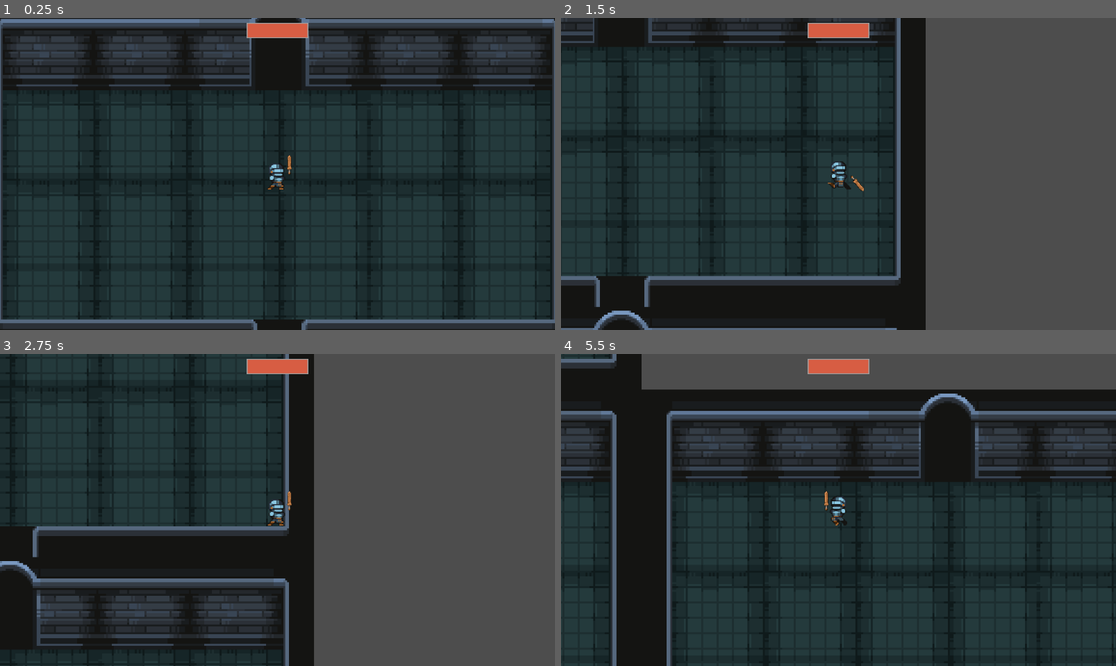
Above: before the commit, frames 1-4 (two rows, left to right).
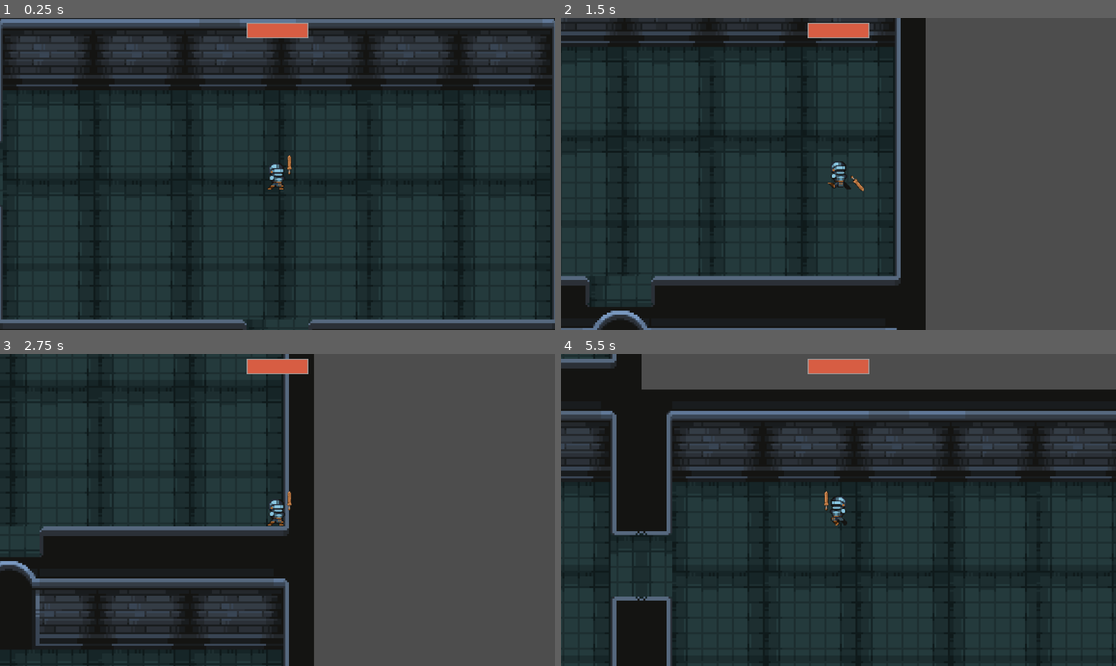
Above: after the commit, the same moments.

Repository: Robert-Riordan-UCD/GameDevJourney
Game: Godot game, scene res://World/Levels/level.tscn
Same seed, same stepped clock (60 frames per second), same inputs: the game is played once before the commit and once after it.
Inputs (mouse positions are in pixels of both pictures, inside the frame that each line leads up to):
- Up to frame 1 (0.25 s): no input
- Up to frame 2 (1.5 s): tap Enter at 0.5 s; move the mouse to (960, 158) at 0.52 s; hold D (player_right) 0.53-1.28 s; hold Space (player_dash) 0.53-1.28 s; move the mouse to (727, 189) at 1.27 s; hold S (player_down) from 1.28 s (still down); click (727, 189) at 1.35 s
- Up to frame 3 (2.75 s): move the mouse to (333, 441) at 2.02 s; release S (player_down) at 2.03 s; hold D (player_right) from 2.03 s (still down); hold Space (player_dash) from 2.03 s (still down)
- Up to frame 4 (5.5 s): move the mouse to (810, 572) at 2.77 s; release D (player_right) at 2.78 s; release Space (player_dash) at 2.78 s; hold W (player_up) 2.78-3.53 s; click (810, 572) at 2.85 s; move the mouse to (1005, 556) at 3.52 s; hold Space (player_dash) 3.53-4.28 s; hold A (player_left) 3.53-5.03 s; move the mouse to (672, 463) at 4.27 s; click (672, 463) at 4.35 s; move the mouse to (866, 510) at 5.02 s; hold S (player_down) from 5.03 s (still down); hold Space (player_dash) from 5.03 s (still down)

The runs differ from the first frame. In frame 1, 1.4% of the frame differs, in the area x 0-57%, y 0-100%; in frame 2, 1.5%; in frame 3, 0.8%; in frame 4, 3.5%, in the area x 9-76%, y 12-80%.

Commit message:
Added door animations

Diff:
--- /dev/null
+++ b/Rougelike_Bullethell_Dungeon_Crawler/World/Rooms/door.gd
@@ -0,0 +1,43 @@
+class_name Door
+extends StaticBody2D
+
+var is_wall:bool = false
+
+func _ready() -> void:
+	for child in get_children():
+		if child is AnimatedSprite2D:
+			child.frame = child.sprite_frames.get_frame_count("unlock")-1
+
+func become_wall() -> void:
+	is_wall = true
+	for child in get_children():
+		if child is CollisionShape2D:
+			child.set_deferred("disabled", false)
+	for child in get_children():
+		if child is AnimatedSprite2D:
+			remove_child(child)
+			child.queue_free()
+
+func unlock() -> void:
+	if is_wall: return
+	animate()
+
+	for child in get_children():
+		if child is CollisionShape2D:
+			child.set_deferred("disabled", true)
+
+func lock() -> void:
+	if is_wall: return
+	animate(true)
+
+	for child in get_children():
+		if child is CollisionShape2D:
+			child.set_deferred("disabled", false)
+
+func animate(lock:bool=false) -> void:
+	for child in get_children():
+		if child is AnimatedSprite2D:
+			if lock:
+				child.play_backwards("unlock")
+			else:
+				child.play("unlock")
--- /dev/null
+++ b/Rougelike_Bullethell_Dungeon_Crawler/World/Rooms/door.tscn
@@ -0,0 +1,7 @@
+[gd_scene load_steps=2 format=3 uid="uid://38e2y0xeq3me"]
+
+[ext_resource type="Script" path="res://World/Rooms/door.gd" id="1_74a14"]
+
+[node name="Door" type="StaticBody2D"]
+collision_mask = 5
+script = ExtResource("1_74a14")
--- a/Rougelike_Bullethell_Dungeon_Crawler/World/Rooms/room.gd
+++ b/Rougelike_Bullethell_Dungeon_Crawler/World/Rooms/room.gd
@@ -14,7 +14,7 @@
 @onready var enemy_scene:PackedScene = preload("res://Enemies/enemy.tscn")
 @onready var enemies: Node2D = $Enemies
 @onready var rect:Rect2 = $Room.get_rect()
-@onready var doors: StaticBody2D = $Doors
+@onready var doors: Node2D = $Doors
 @onready var walls: StaticBody2D = $Walls
 
 func activate() -> void:
@@ -22,7 +22,7 @@
 		spawn_new_enemy()
 
 	for door in doors.get_children():
-		door.set_deferred("disabled", false)
+		door.lock()
 
 func spawn_new_enemy() -> void:
 	var new_enemy:Enemy = enemy_scene.instantiate()
@@ -47,10 +47,8 @@
 	level_exit.position =  Vector2(randf_range(-200, 200), randf_range(-50, 50))
 	exit = level_exit
 
-func _remove_door(door:CollisionShape2D) -> void:
-	doors.remove_child(door)
-	walls.add_child(door)
-	door.disabled = false
+func _remove_door(door:Door) -> void:
+	door.become_wall()
 
 func _on_enemy_died() -> void:
 	num_enemies -= 1
@@ -60,7 +58,7 @@
 func unlock() -> void:
 	room_defeated = true
 	for door in doors.get_children():
-		door.set_deferred("disabled", true)
+		door.unlock()
 	if exit:
 		exit.unlock()
 	get_tree().call_group("bullet", "early_despawn")
--- a/Rougelike_Bullethell_Dungeon_Crawler/World/Rooms/room.tscn
+++ b/Rougelike_Bullethell_Dungeon_Crawler/World/Rooms/room.tscn
@@ -1,25 +1,571 @@
-[gd_scene load_steps=16 format=3 uid="uid://dvfraj2ogko0p"]
+[gd_scene load_steps=97 format=3 uid="uid://dvfraj2ogko0p"]
 
 [ext_resource type="Texture2D" uid="uid://dj28wsuh8pwu8" path="res://World/Rooms/room.png" id="1_w114d"]
 [ext_resource type="Script" path="res://World/Rooms/room.gd" id="1_ymctm"]
+[ext_resource type="PackedScene" uid="uid://38e2y0xeq3me" path="res://World/Rooms/door.tscn" id="3_c2jte"]
+[ext_resource type="Texture2D" uid="uid://bqul3eb8cal4j" path="res://World/Rooms/Door.png" id="3_gen17"]
+[ext_resource type="Texture2D" uid="uid://w58fktci5syp" path="res://World/Rooms/WestDoor.png" id="5_bvwmg"]
+[ext_resource type="Texture2D" uid="uid://c3c1jjywwggio" path="res://World/Rooms/SouthDoor.png" id="6_s4d4d"]
+
+[sub_resource type="AtlasTexture" id="AtlasTexture_a7xlo"]
+atlas = ExtResource("3_gen17")
+region = Rect2(0, 0, 32, 48)
+
+[sub_resource type="AtlasTexture" id="AtlasTexture_2o3f7"]
+atlas = ExtResource("3_gen17")
+region = Rect2(32, 0, 32, 48)
+
+[sub_resource type="AtlasTexture" id="AtlasTexture_mxdv4"]
+atlas = ExtResource("3_gen17")
+region = Rect2(64, 0, 32, 48)
+
+[sub_resource type="AtlasTexture" id="AtlasTexture_lnku5"]
+atlas = ExtResource("3_gen17")
+region = Rect2(96, 0, 32, 48)
+
+[sub_resource type="AtlasTexture" id="AtlasTexture_vq86u"]
+atlas = ExtResource("3_gen17")
+region = Rect2(128, 0, 32, 48)
+
+[sub_resource type="AtlasTexture" id="AtlasTexture_0owxe"]
+atlas = ExtResource("3_gen17")
+region = Rect2(160, 0, 32, 48)
+
+[sub_resource type="AtlasTexture" id="AtlasTexture_3nmt7"]
+atlas = ExtResource("3_gen17")
+region = Rect2(192, 0, 32, 48)
+
+[sub_resource type="AtlasTexture" id="AtlasTexture_7ti2d"]
+atlas = ExtResource("3_gen17")
+region = Rect2(224, 0, 32, 48)
+
+[sub_resource type="AtlasTexture" id="AtlasTexture_men1s"]
+atlas = ExtResource("3_gen17")
+region = Rect2(256, 0, 32, 48)
+
+[sub_resource type="AtlasTexture" id="AtlasTexture_5v2sp"]
+atlas = ExtResource("3_gen17")
+region = Rect2(288, 0, 32, 48)
+
+[sub_resource type="AtlasTexture" id="AtlasTexture_bqq2o"]
+atlas = ExtResource("3_gen17")
+region = Rect2(320, 0, 32, 48)
+
+[sub_resource type="AtlasTexture" id="AtlasTexture_ytfii"]
+atlas = ExtResource("3_gen17")
+region = Rect2(352, 0, 32, 48)
+
+[sub_resource type="AtlasTexture" id="AtlasTexture_gwub8"]
+atlas = ExtResource("3_gen17")
+region = Rect2(384, 0, 32, 48)
+
+[sub_resource type="AtlasTexture" id="AtlasTexture_g5m6n"]
+atlas = ExtResource("3_gen17")
+region = Rect2(416, 0, 32, 48)
+
+[sub_resource type="AtlasTexture" id="AtlasTexture_wbbqr"]
+atlas = ExtResource("3_gen17")
+region = Rect2(448, 0, 32, 48)
+
+[sub_resource type="AtlasTexture" id="AtlasTexture_ocxvw"]
+atlas = ExtResource("3_gen17")
+region = Rect2(480, 0, 32, 48)
+
+[sub_resource type="AtlasTexture" id="AtlasTexture_jq7ws"]
+atlas = ExtResource("3_gen17")
+region = Rect2(512, 0, 32, 48)
+
+[sub_resource type="AtlasTexture" id="AtlasTexture_kpns8"]
+atlas = ExtResource("3_gen17")
+region = Rect2(544, 0, 32, 48)
+
+[sub_resource type="AtlasTexture" id="AtlasTexture_xekfn"]
+atlas = ExtResource("3_gen17")
+region = Rect2(576, 0, 32, 48)
+
+[sub_resource type="AtlasTexture" id="AtlasTexture_hhkl0"]
+atlas = ExtResource("3_gen17")
+region = Rect2(608, 0, 32, 48)
+
+[sub_resource type="AtlasTexture" id="AtlasTexture_au3g6"]
+atlas = ExtResource("3_gen17")
+region = Rect2(640, 0, 32, 48)
+
+[sub_resource type="AtlasTexture" id="AtlasTexture_xotn2"]
+atlas = ExtResource("3_gen17")
+region = Rect2(672, 0, 32, 48)
+
+[sub_resource type="AtlasTexture" id="AtlasTexture_4edam"]
+atlas = ExtResource("3_gen17")
+region = Rect2(704, 0, 32, 48)
+
+[sub_resource type="AtlasTexture" id="AtlasTexture_a1bxy"]
+atlas = ExtResource("3_gen17")
+region = Rect2(736, 0, 32, 48)
+
+[sub_resource type="AtlasTexture" id="AtlasTexture_s186g"]
+atlas = ExtResource("3_gen17")
+region = Rect2(768, 0, 32, 48)
+
+[sub_resource type="AtlasTexture" id="AtlasTexture_mknpe"]
+atlas = ExtResource("3_gen17")
+region = Rect2(800, 0, 32, 48)
+
+[sub_resource type="AtlasTexture" id="AtlasTexture_bykhe"]
+atlas = ExtResource("3_gen17")
+region = Rect2(832, 0, 32, 48)
+
+[sub_resource type="AtlasTexture" id="AtlasTexture_heifp"]
+atlas = ExtResource("3_gen17")
+region = Rect2(864, 0, 32, 48)
+
+[sub_resource type="AtlasTexture" id="AtlasTexture_6q76c"]
+atlas = ExtResource("3_gen17")
+region = Rect2(896, 0, 32, 48)
+
+[sub_resource type="AtlasTexture" id="AtlasTexture_obb6r"]
+atlas = ExtResource("3_gen17")
+region = Rect2(928, 0, 32, 48)
+
+[sub_resource type="AtlasTexture" id="AtlasTexture_5u5od"]
+atlas = ExtResource("3_gen17")
+region = Rect2(960, 0, 32, 48)
+
+[sub_resource type="AtlasTexture" id="AtlasTexture_3iobr"]
+atlas = ExtResource("3_gen17")
+region = Rect2(992, 0, 32, 48)
+
+[sub_resource type="AtlasTexture" id="AtlasTexture_n2jp7"]
+atlas = ExtResource("3_gen17")
+region = Rect2(1024, 0, 32, 48)
+
+[sub_resource type="AtlasTexture" id="AtlasTexture_fiskc"]
+atlas = ExtResource("3_gen17")
+region = Rect2(1056, 0, 32, 48)
+
+[sub_resource type="AtlasTexture" id="AtlasTexture_1jc4m"]
+atlas = ExtResource("3_gen17")
+region = Rect2(1088, 0, 32, 48)
+
+[sub_resource type="AtlasTexture" id="AtlasTexture_ojkyp"]
+atlas = ExtResource("3_gen17")
+region = Rect2(1120, 0, 32, 48)
+
+[sub_resource type="AtlasTexture" id="AtlasTexture_5i4qb"]
+atlas = ExtResource("3_gen17")
+region = Rect2(1152, 0, 32, 48)
+
+[sub_resource type="AtlasTexture" id="AtlasTexture_tl6a7"]
+atlas = ExtResource("3_gen17")
+region = Rect2(1184, 0, 32, 48)
+
+[sub_resource type="AtlasTexture" id="AtlasTexture_bo21p"]
+atlas = ExtResource("3_gen17")
+region = Rect2(1216, 0, 32, 48)
+
+[sub_resource type="AtlasTexture" id="AtlasTexture_bo7m4"]
+atlas = ExtResource("3_gen17")
+region = Rect2(1248, 0, 32, 48)
+
+[sub_resource type="SpriteFrames" id="SpriteFrames_o3vp8"]
+animations = [{
+"frames": [{
+"duration": 1.0,
+"texture": SubResource("AtlasTexture_a7xlo")
+}, {
+"duration": 1.0,
+"texture": SubResource("AtlasTexture_2o3f7")
+}, {
+"duration": 1.0,
+"texture": SubResource("AtlasTexture_mxdv4")
+}, {
+"duration": 1.0,
+"texture": SubResource("AtlasTexture_lnku5")
+}, {
+"duration": 1.0,
+"texture": SubResource("AtlasTexture_vq86u")
+}, {
+"duration": 1.0,
+"texture": SubResource("AtlasTexture_0owxe")
+}, {
+"duration": 1.0,
+"texture": SubResource("AtlasTexture_3nmt7")
+}, {
+"duration": 1.0,
+"texture": SubResource("AtlasTexture_7ti2d")
+}, {
+"duration": 1.0,
+"texture": SubResource("AtlasTexture_men1s")
+}, {
+"duration": 1.0,
+"texture": SubResource("AtlasTexture_5v2sp")
+}, {
+"duration": 1.0,
+"texture": SubResource("AtlasTexture_bqq2o")
+}, {
+"duration": 1.0,
+"texture": SubResource("AtlasTexture_ytfii")
+}, {
+"duration": 1.0,
+"texture": SubResource("AtlasTexture_gwub8")
+}, {
+"duration": 1.0,
+"texture": SubResource("AtlasTexture_g5m6n")
+}, {
+"duration": 1.0,
+"texture": SubResource("AtlasTexture_wbbqr")
+}, {
+"duration": 1.0,
+"texture": SubResource("AtlasTexture_ocxvw")
+}, {
+"duration": 1.0,
+"texture": SubResource("AtlasTexture_jq7ws")
+}, {
+"duration": 1.0,
+"texture": SubResource("AtlasTexture_kpns8")
+}, {
+"duration": 1.0,
+"texture": SubResource("AtlasTexture_xekfn")
+}, {
+"duration": 1.0,
+"texture": SubResource("AtlasTexture_hhkl0")
+}, {
+"duration": 1.0,
+"texture": SubResource("AtlasTexture_au3g6")
+}, {
+"duration": 1.0,
+"texture": SubResource("AtlasTexture_xotn2")
+}, {
+"duration": 1.0,
+"texture": SubResource("AtlasTexture_4edam")
+}, {
+"duration": 1.0,
+"texture": SubResource("AtlasTexture_a1bxy")
+}, {
+"duration": 1.0,
+"texture": SubResource("AtlasTexture_s186g")
+}, {
+"duration": 1.0,
+"texture": SubResource("AtlasTexture_mknpe")
+}, {
+"duration": 1.0,
+"texture": SubResource("AtlasTexture_bykhe")
+}, {
+"duration": 1.0,
+"texture": SubResource("AtlasTexture_heifp")
+}, {
+"duration": 1.0,
+"texture": SubResource("AtlasTexture_6q76c")
+}, {
+"duration": 1.0,
+"texture": SubResource("AtlasTexture_obb6r")
+}, {
+"duration": 1.0,
+"texture": SubResource("AtlasTexture_5u5od")
+}, {
+"duration": 1.0,
+"texture": SubResource("AtlasTexture_3iobr")
+}, {
+"duration": 1.0,
+"texture": SubResource("AtlasTexture_n2jp7")
+}, {
+"duration": 1.0,
+"texture": SubResource("AtlasTexture_fiskc")
+}, {
+"duration": 1.0,
+"texture": SubResource("AtlasTexture_1jc4m")
+}, {
+"duration": 1.0,
+"texture": SubResource("AtlasTexture_ojkyp")
+}, {
+"duration": 1.0,
+"texture": SubResource("AtlasTexture_5i4qb")
+}, {
+"duration": 1.0,
+"texture": SubResource("AtlasTexture_tl6a7")
+}, {
+"duration": 1.0,
+"texture": SubResource("AtlasTexture_bo21p")
+}, {
+"duration": 1.0,
+"texture": SubResource("AtlasTexture_bo7m4")
+}],
+"loop": false,
+"name": &"unlock",
+"speed": 30.0
+}]
 
 [sub_resource type="RectangleShape2D" id="RectangleShape2D_welv8"]
-size = Vector2(30, 40)
-
-[sub_resource type="RectangleShape2D" id="RectangleShape2D_ir0hv"]
+size = Vector2(28, 40)
+
+[sub_resource type="AtlasTexture" id="AtlasTexture_kffgt"]
+atlas = ExtResource("5_bvwmg")
+region = Rect2(256, 0, 16, 36)
+
+[sub_resource type="AtlasTexture" id="AtlasTexture_mskhb"]
+atlas = ExtResource("5_bvwmg")
+region = Rect2(240, 0, 16, 36)
+
+[sub_resource type="AtlasTexture" id="AtlasTexture_0qhhp"]
+atlas = ExtResource("5_bvwmg")
+region = Rect2(224, 0, 16, 36)
+
+[sub_resource type="AtlasTexture" id="AtlasTexture_eu47q"]
+atlas = ExtResource("5_bvwmg")
+region = Rect2(208, 0, 16, 36)
+
+[sub_resource type="AtlasTexture" id="AtlasTexture_xe4co"]
+atlas = ExtResource("5_bvwmg")
+region = Rect2(192, 0, 16, 36)
+
+[sub_resource type="AtlasTexture" id="AtlasTexture_l0b8n"]
+atlas = ExtResource("5_bvwmg")
+region = Rect2(176, 0, 16, 36)
+
+[sub_resource type="AtlasTexture" id="AtlasTexture_o3hur"]
+atlas = ExtResource("5_bvwmg")
+region = Rect2(160, 0, 16, 36)
+
+[sub_resource type="AtlasTexture" id="AtlasTexture_2io1h"]
+atlas = ExtResource("5_bvwmg")
+region = Rect2(144, 0, 16, 36)
+
+[sub_resource type="AtlasTexture" id="AtlasTexture_otm2r"]
+atlas = ExtResource("5_bvwmg")
+region = Rect2(128, 0, 16, 36)
+
+[sub_resource type="AtlasTexture" id="AtlasTexture_y0of4"]
+atlas = ExtResource("5_bvwmg")
+region = Rect2(112, 0, 16, 36)
+
+[sub_resource type="AtlasTexture" id="AtlasTexture_6v8g0"]
+atlas = ExtResource("5_bvwmg")
+region = Rect2(96, 0, 16, 36)
+
+[sub_resource type="AtlasTexture" id="AtlasTexture_h1tcy"]
+atlas = ExtResource("5_bvwmg")
+region = Rect2(80, 0, 16, 36)
+
+[sub_resource type="AtlasTexture" id="AtlasTexture_m7rxw"]
+atlas = ExtResource("5_bvwmg")
+region = Rect2(64, 0, 16, 36)
+
+[sub_resource type="AtlasTexture" id="AtlasTexture_v1yjk"]
+atlas = ExtResource("5_bvwmg")
+region = Rect2(48, 0, 16, 36)
+
+[sub_resource type="AtlasTexture" id="AtlasTexture_usmj2"]
+atlas = ExtResource("5_bvwmg")
+region = Rect2(32, 0, 16, 36)
+
+[sub_resource type="AtlasTexture" id="AtlasTexture_t42gv"]
+atlas = ExtResource("5_bvwmg")
+region = Rect2(16, 0, 16, 36)
+
+[sub_resource type="AtlasTexture" id="AtlasTexture_jswom"]
+atlas = ExtResource("5_bvwmg")
+region = Rect2(0, 0, 16, 36)
+
+[sub_resource type="SpriteFrames" id="SpriteFrames_q588l"]
+animations = [{
+"frames": [{
+"duration": 1.0,
+"texture": SubResource("AtlasTexture_kffgt")
+}, {
+"duration": 1.0,
+"texture": SubResource("AtlasTexture_mskhb")
+}, {
+"duration": 1.0,
+"texture": SubResource("AtlasTexture_0qhhp")
+}, {
+"duration": 1.0,
+"texture": SubResource("AtlasTexture_eu47q")
+}, {
+"duration": 1.0,
+"texture": SubResource("AtlasTexture_xe4co")
+}, {
+"duration": 1.0,
+"texture": SubResource("AtlasTexture_l0b8n")
+}, {
+"duration": 1.0,
+"texture": SubResource("AtlasTexture_o3hur")
+}, {
+"duration": 1.0,
+"texture": SubResource("AtlasTexture_2io1h")
+}, {
+"duration": 1.0,
+"texture": SubResource("AtlasTexture_otm2r")
+}, {
+"duration": 1.0,
+"texture": SubResource("AtlasTexture_y0of4")
+}, {
+"duration": 1.0,
+"texture": SubResource("AtlasTexture_6v8g0")
+}, {
+"duration": 1.0,
+"texture": SubResource("AtlasTexture_h1tcy")
+}, {
+"duration": 1.0,
+"texture": SubResource("AtlasTexture_m7rxw")
+}, {
+"duration": 1.0,
+"texture": SubResource("AtlasTexture_v1yjk")
+}, {
+"duration": 1.0,
+"texture": SubResource("AtlasTexture_usmj2")
+}, {
+"duration": 1.0,
+"texture": SubResource("AtlasTexture_t42gv")
+}, {
+"duration": 1.0,
+"texture": SubResource("AtlasTexture_jswom")
+}],
+"loop": false,
+"name": &"unlock",
+"speed": 30.0
+}]
+
+[sub_resource type="RectangleShape2D" id="RectangleShape2D_l0eva"]
+size = Vector2(28, 64)
+
+[sub_resource type="RectangleShape2D" id="RectangleShape2D_624wp"]
 size = Vector2(14, 32)
 
+[sub_resource type="AtlasTexture" id="AtlasTexture_fem14"]
+atlas = ExtResource("6_s4d4d")
+region = Rect2(576, 0, 36, 16)
+
+[sub_resource type="AtlasTexture" id="AtlasTexture_cst33"]
+atlas = ExtResource("6_s4d4d")
+region = Rect2(540, 0, 36, 16)
+
+[sub_resource type="AtlasTexture" id="AtlasTexture_gjnbl"]
+atlas = ExtResource("6_s4d4d")
+region = Rect2(504, 0, 36, 16)
+
+[sub_resource type="AtlasTexture" id="AtlasTexture_i8afl"]
+atlas = ExtResource("6_s4d4d")
+region = Rect2(468, 0, 36, 16)
+
+[sub_resource type="AtlasTexture" id="AtlasTexture_xkc6x"]
+atlas = ExtResource("6_s4d4d")
+region = Rect2(432, 0, 36, 16)
+
+[sub_resource type="AtlasTexture" id="AtlasTexture_dab2s"]
+atlas = ExtResource("6_s4d4d")
+region = Rect2(396, 0, 36, 16)
+
+[sub_resource type="AtlasTexture" id="AtlasTexture_wvhvv"]
+atlas = ExtResource("6_s4d4d")
+region = Rect2(360, 0, 36, 16)
+
+[sub_resource type="AtlasTexture" id="AtlasTexture_jq5sf"]
+atlas = ExtResource("6_s4d4d")
+region = Rect2(324, 0, 36, 16)
+
+[sub_resource type="AtlasTexture" id="AtlasTexture_ojywh"]
+atlas = ExtResource("6_s4d4d")
+region = Rect2(288, 0, 36, 16)
+
+[sub_resource type="AtlasTexture" id="AtlasTexture_qkq6s"]
+atlas = ExtResource("6_s4d4d")
+region = Rect2(252, 0, 36, 16)
+
+[sub_resource type="AtlasTexture" id="AtlasTexture_kmnf5"]
+atlas = ExtResource("6_s4d4d")
+region = Rect2(216, 0, 36, 16)
+
+[sub_resource type="AtlasTexture" id="AtlasTexture_vp0ir"]
+atlas = ExtResource("6_s4d4d")
+region = Rect2(180, 0, 36, 16)
+
+[sub_resource type="AtlasTexture" id="AtlasTexture_defy7"]
+atlas = ExtResource("6_s4d4d")
+region = Rect2(144, 0, 36, 16)
+
+[sub_resource type="AtlasTexture" id="AtlasTexture_ija4t"]
+atlas = ExtResource("6_s4d4d")
+region = Rect2(108, 0, 36, 16)
+
+[sub_resource type="AtlasTexture" id="AtlasTexture_vqwab"]
+atlas = ExtResource("6_s4d4d")
+region = Rect2(72, 0, 36, 16)
+
+[sub_resource type="AtlasTexture" id="AtlasTexture_5xdlm"]
+atlas = ExtResource("6_s4d4d")
+region = Rect2(36, 0, 36, 16)
+
+[sub_resource type="AtlasTexture" id="AtlasTexture_yy0hw"]
+atlas = ExtResource("6_s4d4d")
+region = Rect2(0, 0, 36, 16)
+
+[sub_resource type="SpriteFrames" id="SpriteFrames_34fym"]
+animations = [{
+"frames": [{
+"duration": 1.0,
+"texture": SubResource("AtlasTexture_fem14")
+}, {
+"duration": 1.0,
+"texture": SubResource("AtlasTexture_cst33")
+}, {
+"duration": 1.0,
+"texture": SubResource("AtlasTexture_gjnbl")
+}, {
+"duration": 1.0,
+"texture": SubResource("AtlasTexture_i8afl")
+}, {
+"duration": 1.0,
+"texture": SubResource("AtlasTexture_xkc6x")
+}, {
+"duration": 1.0,
+"texture": SubResource("AtlasTexture_dab2s")
+}, {
+"duration": 1.0,
+"texture": SubResource("AtlasTexture_wvhvv")
+}, {
+"duration": 1.0,
+"texture": SubResource("AtlasTexture_jq5sf")
+}, {
+"duration": 1.0,
+"texture": SubResource("AtlasTexture_ojywh")
+}, {
+"duration": 1.0,
+"texture": SubResource("AtlasTexture_qkq6s")
+}, {
+"duration": 1.0,
+"texture": SubResource("AtlasTexture_kmnf5")
+}, {
+"duration": 1.0,
+"texture": SubResource("AtlasTexture_vp0ir")
+}, {
+"duration": 1.0,
+"texture": SubResource("AtlasTexture_defy7")
+}, {
+"duration": 1.0,
+"texture": SubResource("AtlasTexture_ija4t")
+}, {
+"duration": 1.0,
+"texture": SubResource("AtlasTexture_vqwab")
+}, {
+"duration": 1.0,
+"texture": SubResource("AtlasTexture_5xdlm")
+}, {
+"duration": 1.0,
+"texture": SubResource("AtlasTexture_yy0hw")
+}],
+"loop": false,
+"name": &"unlock",
+"speed": 30.0
+}]
+
 [sub_resource type="RectangleShape2D" id="RectangleShape2D_iuqho"]
-size = Vector2(26, 16)
-
-[sub_resource type="RectangleShape2D" id="RectangleShape2D_kmb3r"]
-size = Vector2(14, 32)
+size = Vector2(28, 16)
 
 [sub_resource type="RectangleShape2D" id="RectangleShape2D_w7iuo"]
-size = Vector2(144.5, 40)
+size = Vector2(144, 40)
 
 [sub_resource type="RectangleShape2D" id="RectangleShape2D_rrhmh"]
-size = Vector2(142, 40)
+size = Vector2(144, 40)
 
 [sub_resource type="RectangleShape2D" id="RectangleShape2D_0lb5q"]
 size = Vector2(14, 36)
@@ -51,43 +597,82 @@
 scale = Vector2(2, 2)
 texture = ExtResource("1_w114d")
 
-[node name="Enemies" type="Node2D" parent="."]
-
-[node name="Doors" type="StaticBody2D" parent="."]
-
-[node name="North" type="CollisionShape2D" parent="Doors"]
-position = Vector2(2, -144)
+[node name="Doors" type="Node2D" parent="."]
+
+[node name="North" parent="Doors" instance=ExtResource("3_c2jte")]
+position = Vector2(0, -135)
+
+[node name="AnimatedSprite2D2" type="AnimatedSprite2D" parent="Doors/North"]
+texture_filter = 1
+scale = Vector2(2, 2)
+sprite_frames = SubResource("SpriteFrames_o3vp8")
+animation = &"unlock"
+
+[node name="CollisionShape2D" type="CollisionShape2D" parent="Doors/North"]
+position = Vector2(0, -9)
 scale = Vector2(2, 2)
 shape = SubResource("RectangleShape2D_welv8")
 disabled = true
 
-[node name="East" type="CollisionShape2D" parent="Doors"]
-position = Vector2(302, 0)
-scale = Vector2(2, 2)
-shape = SubResource("RectangleShape2D_ir0hv")
+[node name="West" parent="Doors" instance=ExtResource("3_c2jte")]
+position = Vector2(-304, 0)
+
+[node name="AnimatedSprite2D" type="AnimatedSprite2D" parent="Doors/West"]
+texture_filter = 1
+position = Vector2(3, 0)
+scale = Vector2(2, 2)
+sprite_frames = SubResource("SpriteFrames_q588l")
+animation = &"unlock"
+
+[node name="CollisionShape2D" type="CollisionShape2D" parent="Doors/West"]
+position = Vector2(2, 0)
+shape = SubResource("RectangleShape2D_l0eva")
 disabled = true
 
-[node name="South" type="CollisionShape2D" parent="Doors"]
-position = Vector2(2, 168)
+[node name="East" parent="Doors" instance=ExtResource("3_c2jte")]
+position = Vector2(304, 8)
+
+[node name="AnimatedSprite2D" type="AnimatedSprite2D" parent="Doors/East"]
+texture_filter = 1
+position = Vector2(-3, -8)
+scale = Vector2(2, 2)
+sprite_frames = SubResource("SpriteFrames_q588l")
+animation = &"unlock"
+flip_h = true
+
+[node name="CollisionShape2D" type="CollisionShape2D" parent="Doors/East"]
+position = Vector2(-2, -8)
+scale = Vector2(2, 2)
+shape = SubResource("RectangleShape2D_624wp")
+disabled = true
+
+[node name="South" parent="Doors" instance=ExtResource("3_c2jte")]
+position = Vector2(0, 168)
+
+[node name="AnimatedSprite2D" type="AnimatedSprite2D" parent="Doors/South"]
+texture_filter = 1
+position = Vector2(0, -1)
+scale = Vector2(2, 2)
+sprite_frames = SubResource("SpriteFrames_34fym")
+animation = &"unlock"
+
+[node name="CollisionShape2D" type="CollisionShape2D" parent="Doors/South"]
 scale = Vector2(2, 2)
 shape = SubResource("RectangleShape2D_iuqho")
 disabled = true
 
-[node name="West" type="CollisionShape2D" parent="Doors"]
-position = Vector2(-302, 0)
-scale = Vector2(2, 2)
-shape = SubResource("RectangleShape2D_kmb3r")
-disabled = true
+[node name="Enemies" type="Node2D" parent="."]
 
 [node name="Walls" type="StaticBody2D" parent="."]
+visible = false
 
 [node name="NorthLeft" type="CollisionShape2D" parent="Walls"]
-position = Vector2(-171.5, -144)
+position = Vector2(-172, -144)
 scale = Vector2(2, 2)
 shape = SubResource("RectangleShape2D_w7iuo")
 
 [node name="NorthRight" type="CollisionShape2D" parent="Walls"]
-position = Vector2(174, -144)
+position = Vector2(172, -144)
 scale = Vector2(2, 2)
 shape = SubResource("RectangleShape2D_rrhmh")
 
@@ -122,6 +707,7 @@
 shape = SubResource("RectangleShape2D_k8nfa")
 
 [node name="PlayerDection" type="Area2D" parent="."]
+visible = false
 collision_layer = 0
 collision_mask = 4
 
Binary file added: Rougelike_Bullethell_Dungeon_Crawler/World/Rooms/Door.aseprite
Binary file added: Rougelike_Bullethell_Dungeon_Crawler/World/Rooms/Door.png
Binary file added: Rougelike_Bullethell_Dungeon_Crawler/World/Rooms/SouthDoor.aseprite
Binary file added: Rougelike_Bullethell_Dungeon_Crawler/World/Rooms/SouthDoor.png
Binary file added: Rougelike_Bullethell_Dungeon_Crawler/World/Rooms/WestDoor.aseprite
Binary file added: Rougelike_Bullethell_Dungeon_Crawler/World/Rooms/WestDoor.png
Binary file changed: Rougelike_Bullethell_Dungeon_Crawler/World/Rooms/room.aseprite
Binary file changed: Rougelike_Bullethell_Dungeon_Crawler/World/Rooms/room.png
